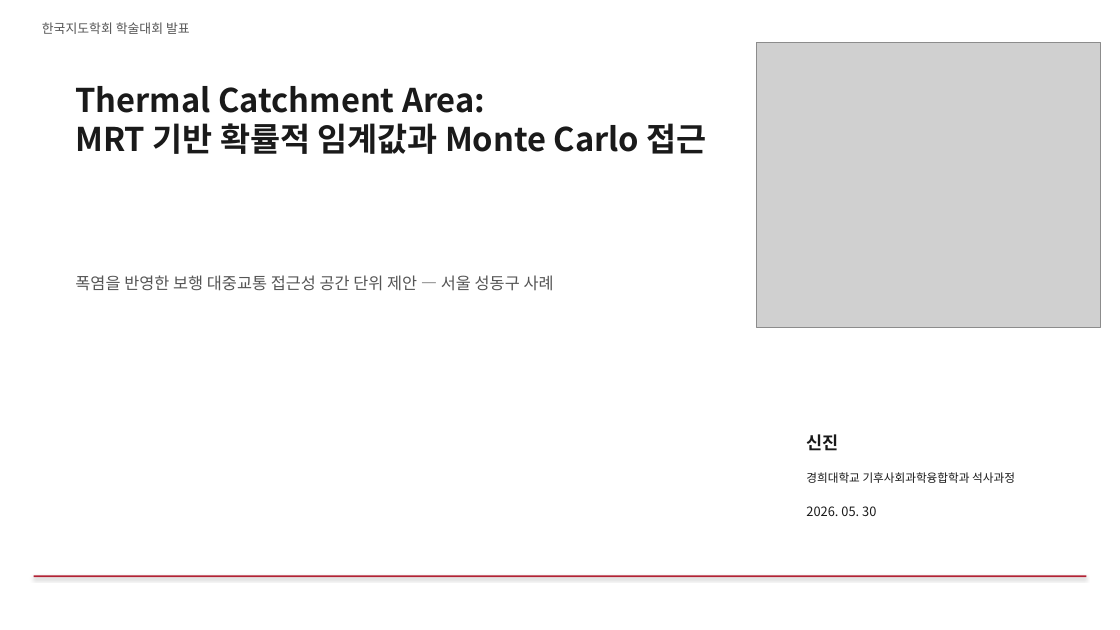
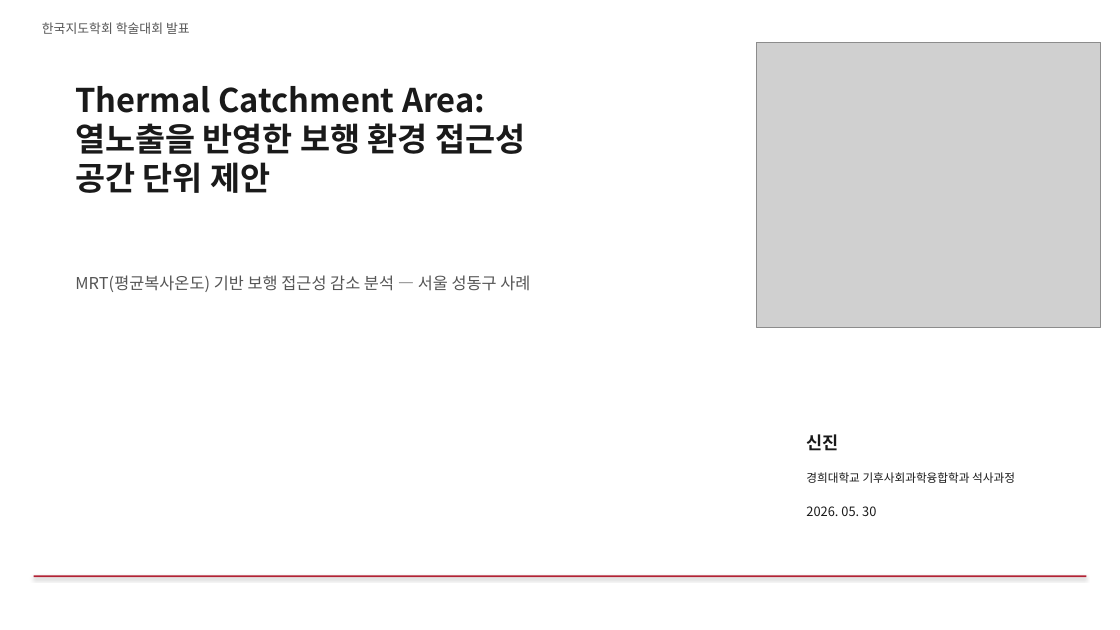
Before and after one commit to jinshingeo/Thermal_Catchment, a slide deck: slide 1 of writing/지도학회발표/2026-05-13_TAVI_학회발표.pptx. Drawn at 1120x630 pixels with LibreOffice and Linux fonts; fonts in the diff are those of the drawing; grey boxes stand for pictures. Boxes give left, top, right and bottom in pixels: in the first picture for what was removed or moved away, otherwise in the second. Text is boxed around its words. In the diff, an @@ line names an element or a change of style, - is before the commit and + after.

```diff
--- a/writing/지도학회발표/2026-05-13_TAVI_학회발표.pptx
+++ b/writing/지도학회발표/2026-05-13_TAVI_학회발표.pptx
@@ text at <box>75,86,525,193</box>: text changed @@
-Thermal Catchment Area:
-MRT 기반 확률적 임계값과 Monte Carlo 접근
+Thermal Catchment Area:
+열노출을 반영한 보행 환경 접근성
+공간 단위 제안
@@ text at <box>75,275,530,292</box>: text changed @@
-폭염을 반영한 보행 대중교통 접근성 공간 단위 제안 — 서울 성동구 사례
+MRT(평균복사온도) 기반 보행 접근성 감소 분석 — 서울 성동구 사례
```
Also in this commit, not shown: 6 other slides changed, 2 other files.
